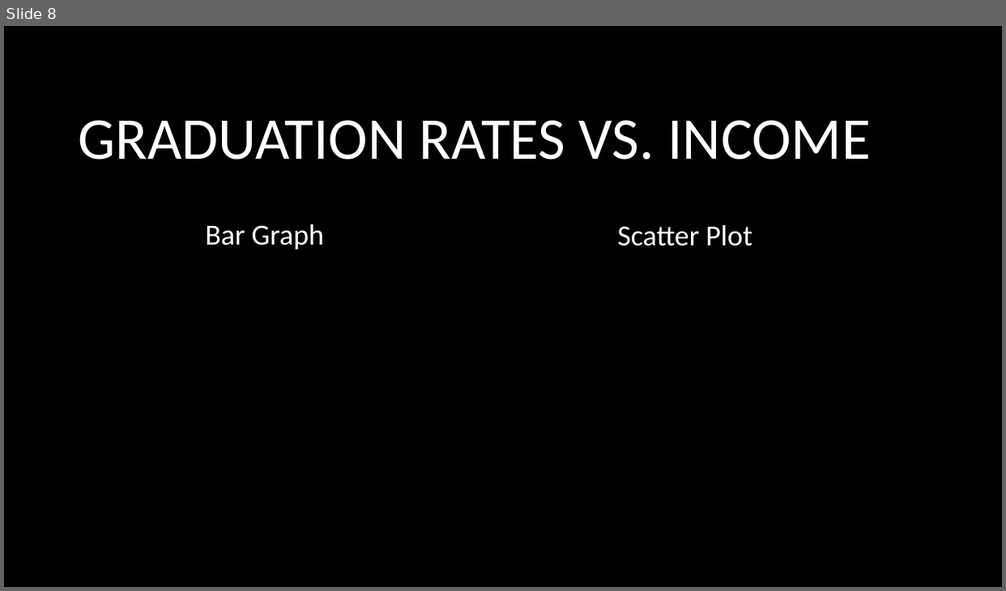
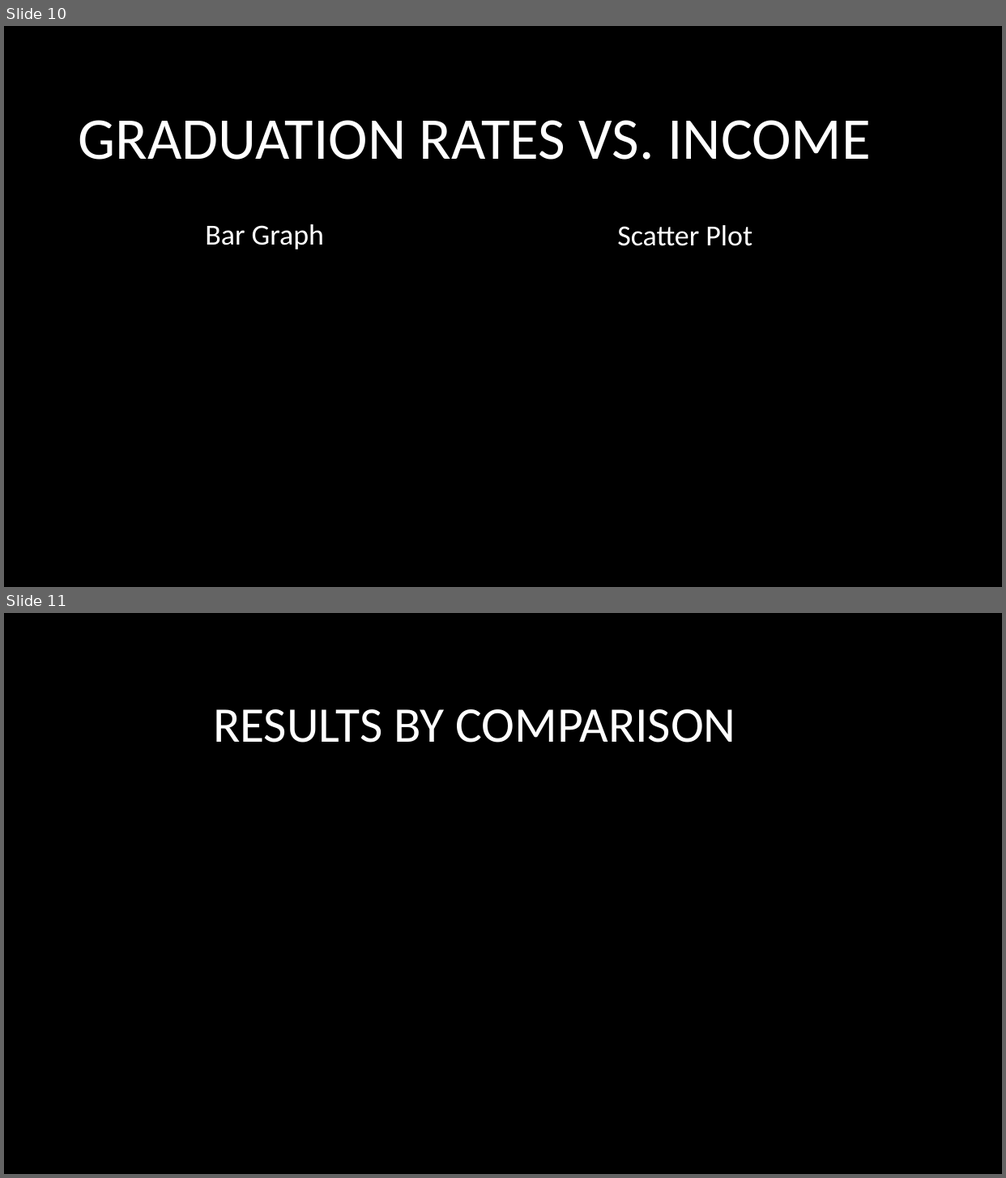
Before and after one commit to MikeAnderson89/National-Crime-Rate-Correlations, a slide deck: Project1Presentation.pptx. Shown one above the other, each under a label of ours: slide 8 before the commit, slides 10 and 11 after it. The pictures are 1006x591 and 1006x1178 pixels, drawn with LibreOffice and Linux fonts; fonts in the diff are those of the drawing; background and template pictures are left out. Boxes give left, top, right and bottom in pixels: in the first picture for what was removed or moved away, otherwise in the second. Text is boxed around its words. In the diff, an @@ line names an element or a change of style, - is before the commit and + after.

```diff
--- a/Project1Presentation.pptx
+++ b/Project1Presentation.pptx
@@ slide 11 added at (4, 613, 1002, 1174), background picture (left out) @@
@@ title added at (213, 709, 736, 743), 48 pt, text #FFFFFF @@
+RESULTS BY COMPARISON
@@ what was slide 8 is now slide 10 @@
```
Also in this commit, not shown: 2 other slides added, 1 slide removed.
